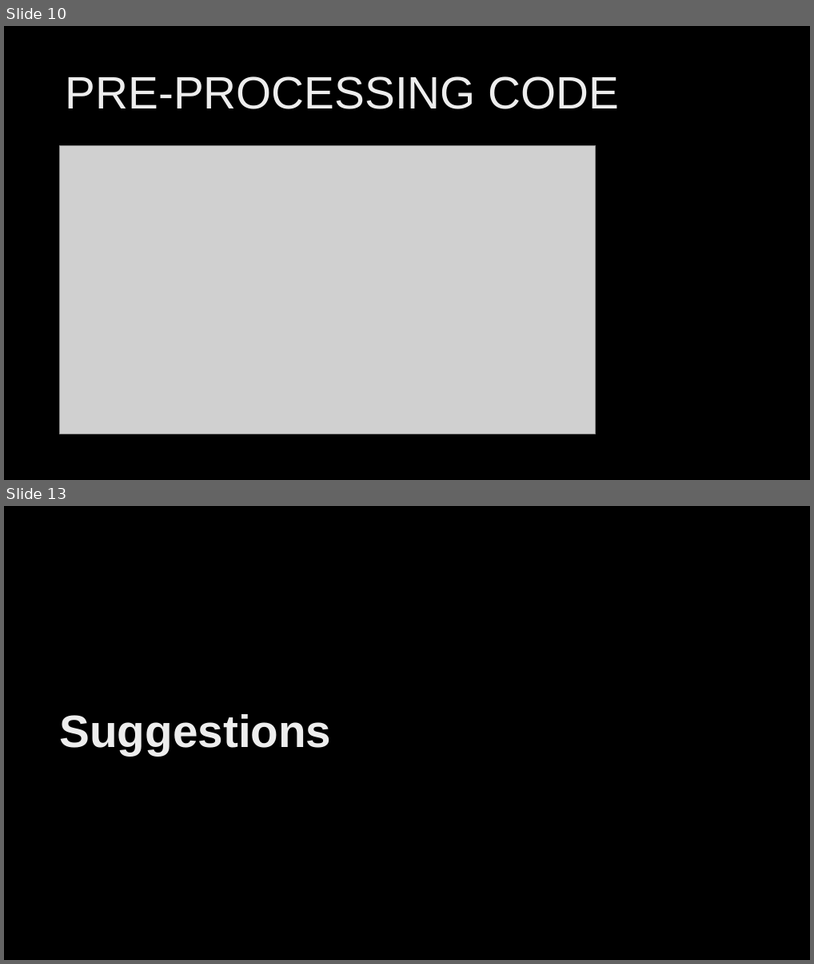
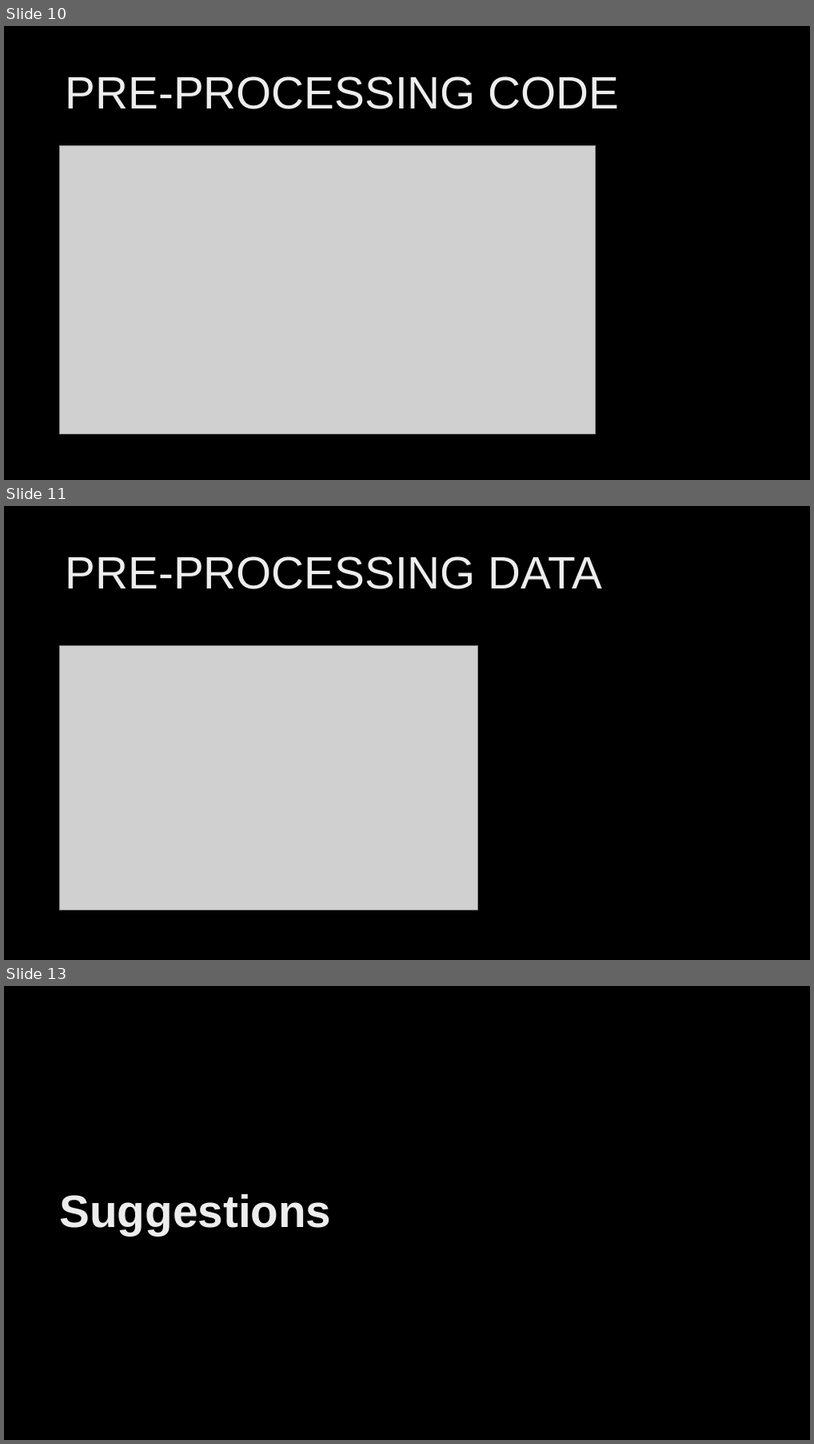
Before and after one commit to 2010030151-satya/Music-generation, a slide deck: presentations/aids_review2.pptx. Shown one above the other, each under a label of ours: slides 10 and 13 before the commit, slides 10, 11 and 13 after it; the slides between them are not shown. The pictures are 814x964 and 814x1444 pixels, drawn with LibreOffice and Linux fonts; fonts in the diff are those of the drawing; grey boxes stand for pictures. Boxes give left, top, right and bottom in pixels: in the first picture for what was removed or moved away, otherwise in the second. Text is boxed around its words. In the diff, an @@ line names an element or a change of style, - is before the commit and + after.

```diff
--- a/presentations/aids_review2.pptx
+++ b/presentations/aids_review2.pptx
@@ slide 11 added at (4, 506, 810, 960), background #000000 @@
@@ title added at (66, 556, 603, 589), 54 pt, text gradient #BFBFBF to #EDEDED to #FFFFFF @@
+PRE-PROCESSING DATA
@@ picture added at (60, 646, 478, 909) @@
```
Also in this commit, not shown: 3 slides changed, 1 other slide added, 2 slides removed.
